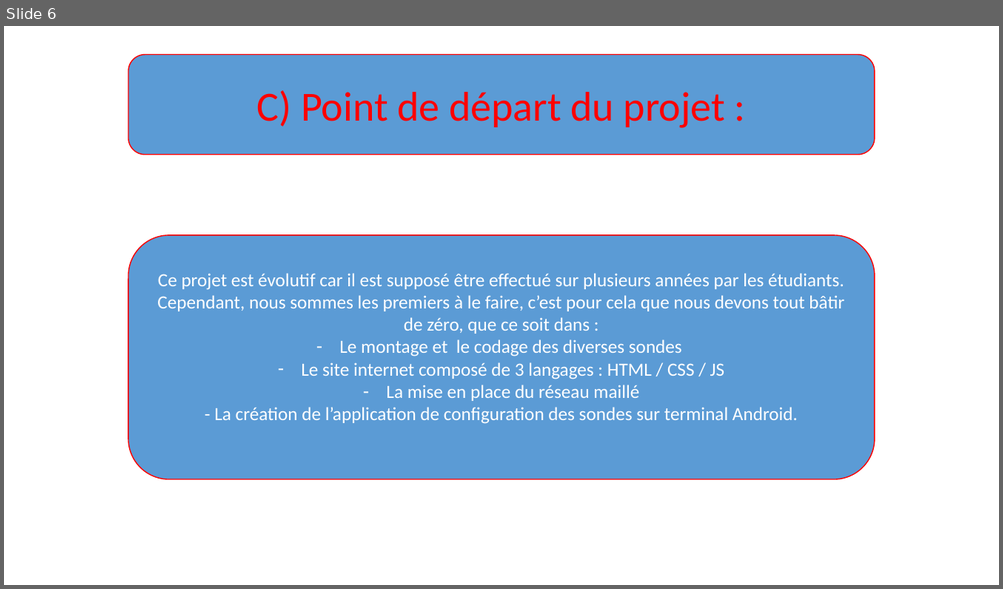
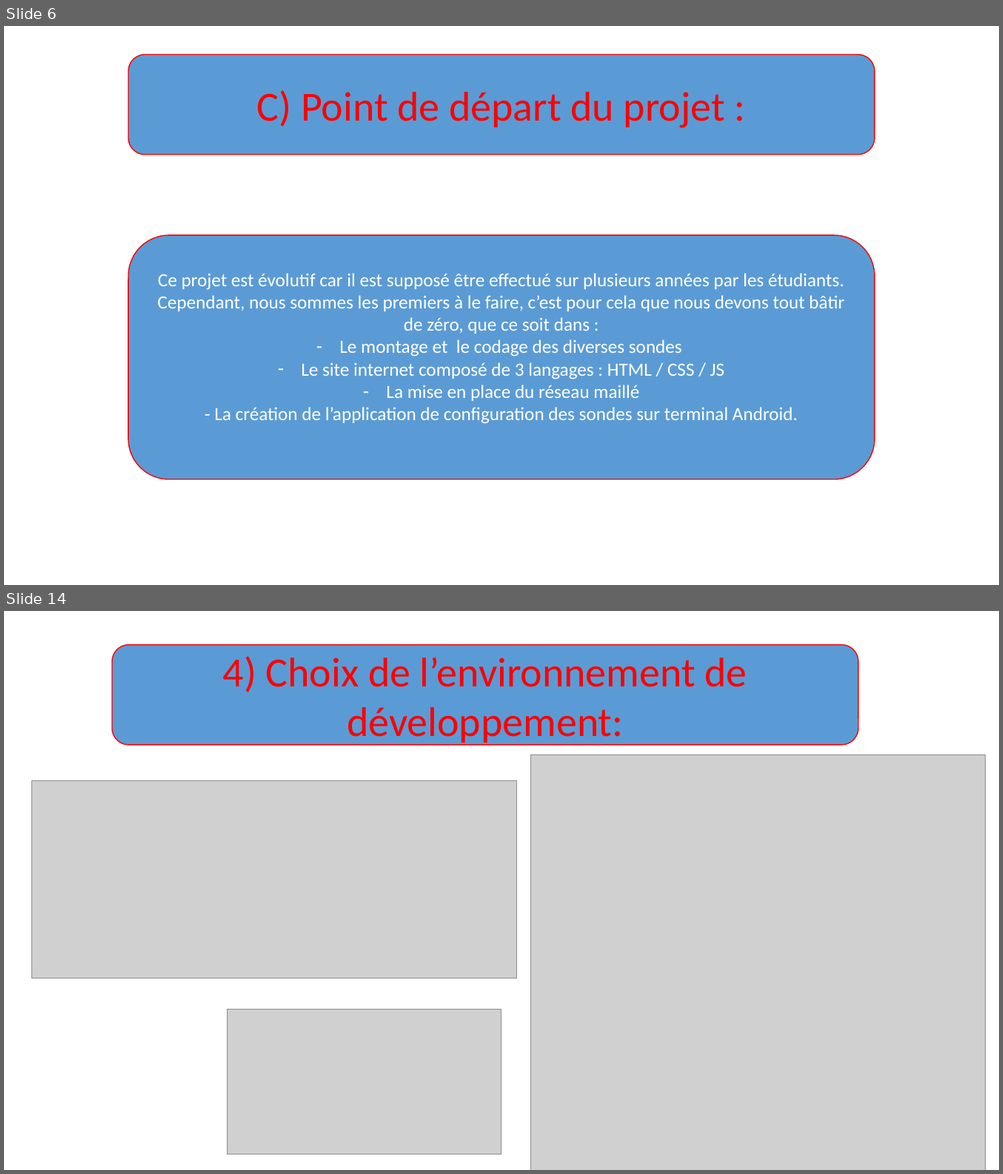
Before and after one commit to TheoDupuy/EcoProbes, a slide deck: Pres. Projet.pptx. Shown one above the other, each under a label of ours: slide 6 before the commit, slides 6 and 14 after it; the slides between them are not shown. The pictures are 1003x589 and 1003x1174 pixels, drawn with LibreOffice and Linux fonts; fonts in the diff are those of the drawing; grey boxes stand for pictures; background and template pictures are left out. Boxes give left, top, right and bottom in pixels: in the first picture for what was removed or moved away, otherwise in the second. Text is boxed around its words. In the diff, an @@ line names an element or a change of style, - is before the commit and + after.

Commit message:
ss

```diff
--- a/Pres. Projet.pptx
+++ b/Pres. Projet.pptx
@@ slide 14 added at (4,611,999,1170), background picture (left out) @@
@@ rounded rectangle added at (112,644,858,744), fill #5B9BD5, outline #FF0000 1 pt, 40 pt, text #FF0000 @@
+4) Choix de l’environnement de développement:
@@ picture added at (531,755,985,1170) @@
@@ picture added at (31,780,517,979) @@
@@ picture added at (227,1009,502,1155) @@
```
Also in this commit, not shown: 7 other slides added.
